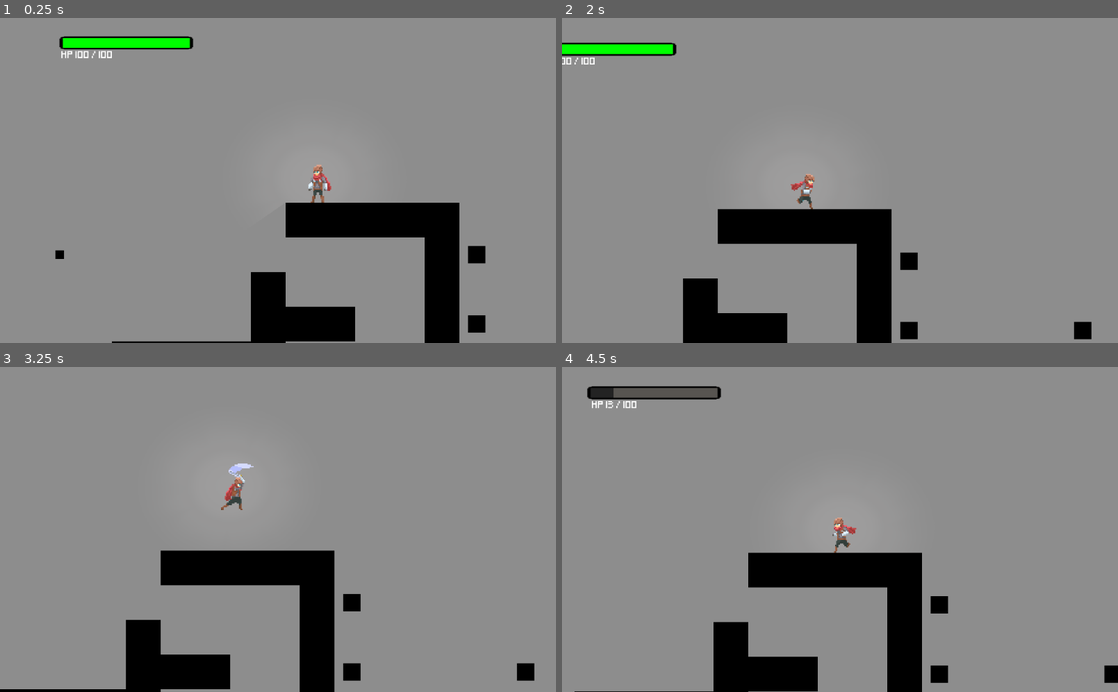
Above: before the commit, frames 1-4 (two rows, left to right).
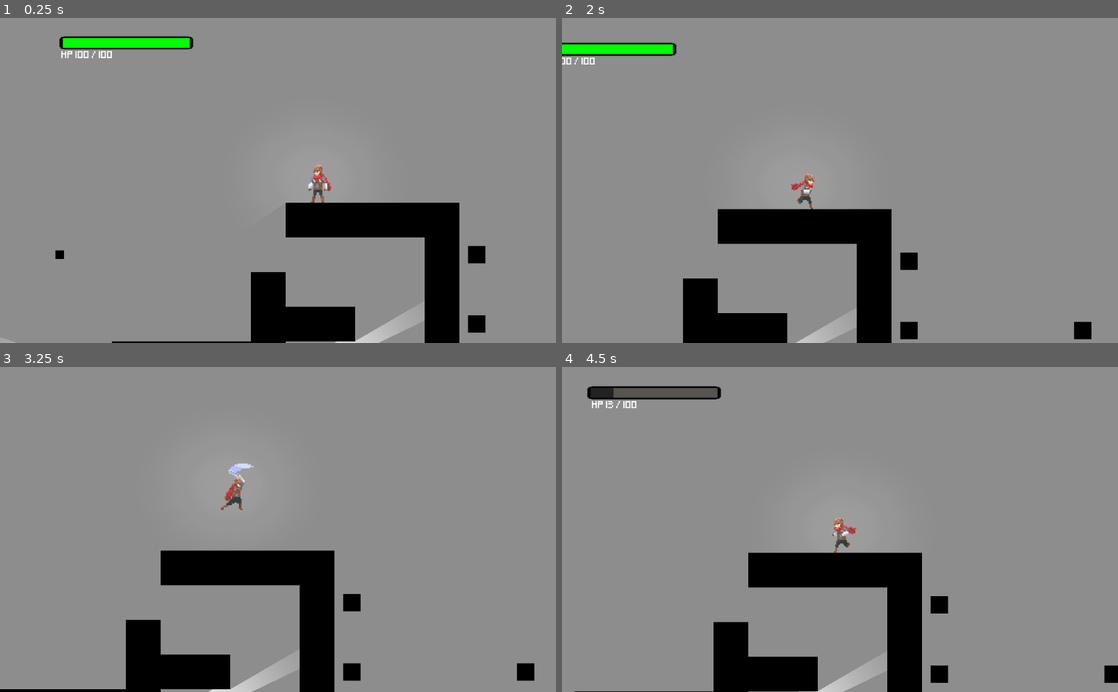
Above: after the commit, the same moments.

Repository: VicentGJ/ProyectoIP
Game: Godot game, scene res://scenes/world.tscn
The game is run twice, just before and just after one commit, with the same random seed, the same clock (stepped at 60 frames per second) and the same inputs. The engine's default icon, where the game draws it, is replaced by a stand-in: a white triangle on a blue panel in a dark square.
Inputs (mouse positions are in pixels of both pictures, inside the frame that each line leads up to):
- Up to frame 1 (0.25 s): no input
- Up to frame 2 (2 s): move the mouse to (962, 164) at 0.52 s; hold Right (ui_right) from 0.53 s (still down); click (962, 164) at 0.6 s; tap Space (jump) at 0.77, 1.52 s; move the mouse to (728, 196) at 1.27 s; tap Ctrl (slide) at 1.35 s
- Up to frame 3 (3.25 s): move the mouse to (333, 458) at 2.02 s; release Right (ui_right) at 2.03 s; hold Left (ui_left) 2.03-2.78 s; tap T (test_action) at 2.1 s; move the mouse to (250, 594) at 2.77 s; hold Right (ui_right) from 2.78 s (still down); click (250, 594) at 2.85 s; tap Space (jump) at 3.02 s
- Up to frame 4 (4.5 s): move the mouse to (1006, 578) at 3.52 s; tap Ctrl (slide) at 3.6 s; tap Space (jump) at 3.77 s; move the mouse to (673, 480) at 4.27 s; release Right (ui_right) at 4.28 s; hold Left (ui_left) from 4.28 s (still down); tap T (test_action) at 4.35 s

The runs differ from the first frame. In frame 1, 0.5% of the frame differs, in the area x 0-75%, y 90-100%; in frame 2, 0.3%; in frame 3, 0.5%, in the area x 37-53%, y 89-100%; in frame 4, 0.4%.

Commit message:
Restaured lights

Diff:
--- a/scenes/area+enemy_testingNODE.tscn
+++ b/scenes/area+enemy_testingNODE.tscn
@@ -1,8 +1,9 @@
-[gd_scene load_steps=11 format=2]
+[gd_scene load_steps=12 format=2]
 
 [ext_resource path="res://sprites/tiles/tile.png" type="Texture" id=1]
 [ext_resource path="res://icon.png" type="Texture" id=2]
 [ext_resource path="res://sprites/background.png" type="Texture" id=3]
+[ext_resource path="res://sprites/light.png" type="Texture" id=4]
 
 [sub_resource type="ConvexPolygonShape2D" id=14]
 points = PoolVector2Array( 64, 64, 0, 64, 0, 0, 64, 0 )
@@ -117,32 +118,24 @@
 format = 1
 tile_data = PoolIntArray( 65547, 2, 0, 65548, 2, 0, 65549, 2, 0, 65550, 2, 0, 65551, 2, 0, 131076, 0, 0, 131087, 2, 0,  …(1022 unchanged characters)…
 
-[node name="Icon" type="Sprite" parent="."]
-position = Vector2( 573, 462 )
+[node name="RIGID" type="RigidBody2D" parent="." groups=["enemy"]]
+position = Vector2( 560, 457 )
+mode = 1
+__meta__ = {
+"_edit_group_": true
+}
+
+[node name="Icon" type="Sprite" parent="RIGID"]
 scale = Vector2( 1.625, 1.625 )
 texture = ExtResource( 2 )
 
-[node name="RIGID" type="RigidBody2D" parent="." groups=["enemy"]]
-position = Vector2( -33, -2 )
-mode = 1
-
 [node name="CollisionShape2D" type="CollisionShape2D" parent="RIGID"]
-position = Vector2( 606, 464 )
 shape = SubResource( 16 )
 
-[node name="Label" type="Label" parent="RIGID"]
-margin_left = 533.0
-margin_top = 399.0
-margin_right = 700.0
-margin_bottom = 430.0
-text = "RIGID BODDY 2D ENEMY
-"
-align = 1
-valign = 1
-uppercase = true
-__meta__ = {
-"_edit_use_anchors_": false
-}
+[node name="Light2D" type="Light2D" parent="RIGID"]
+position = Vector2( 33, 1.99997 )
+texture = ExtResource( 4 )
+shadow_enabled = true
 
 [node name="Background" type="Sprite" parent="."]
 show_behind_parent = true
